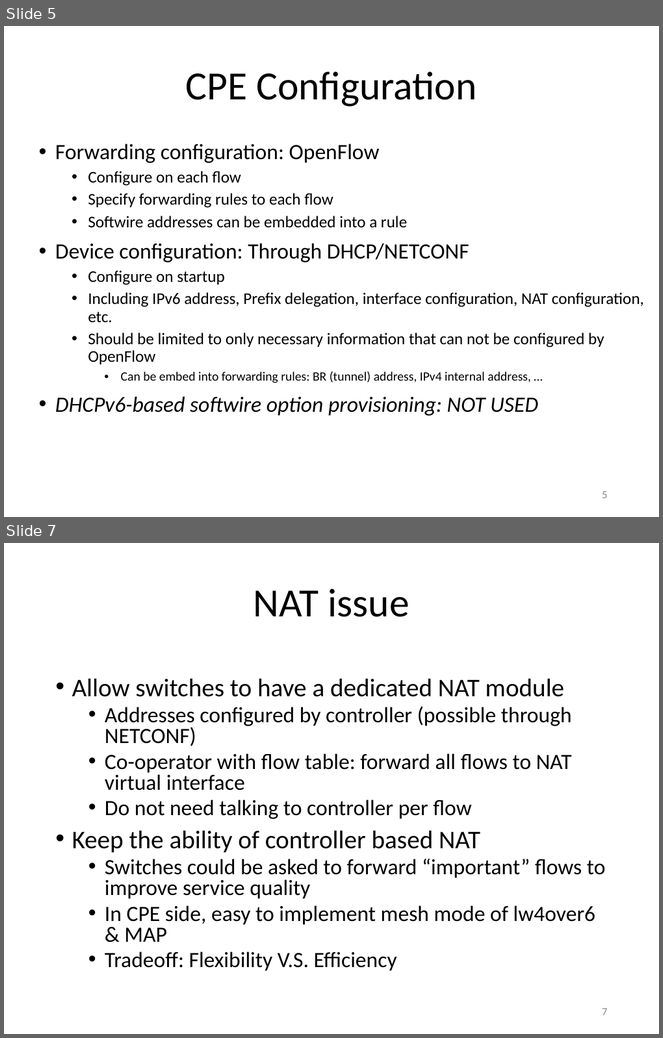
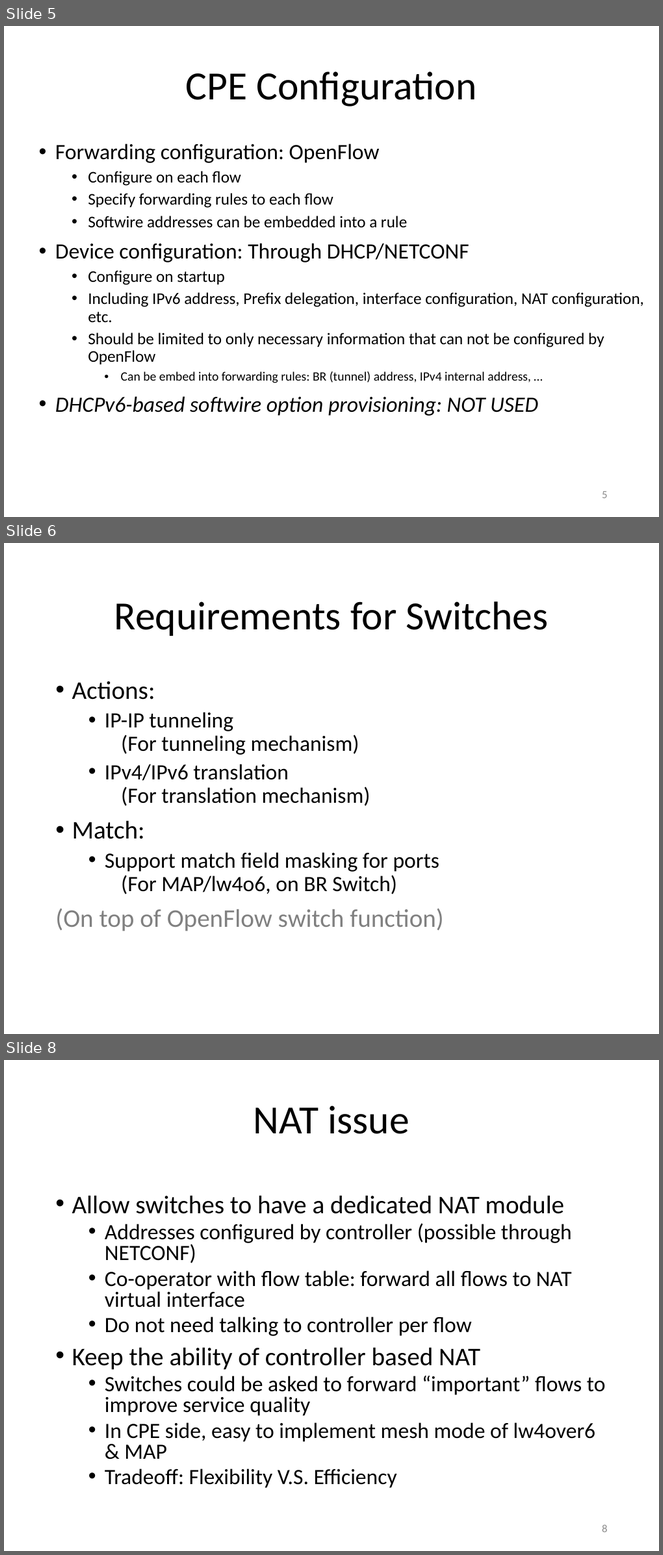
Before and after one commit to gnocuil/draft-sdn, a slide deck: Unified IPv6 Transition Framework With Flow-based Forwarding.pptx. Shown one above the other, each under a label of ours: slides 5 and 7 before the commit, slides 5, 6 and 8 after it; the slides between them are not shown. The pictures are 663x1038 and 663x1555 pixels, drawn with LibreOffice and Linux fonts; fonts in the diff are those of the drawing. Boxes give left, top, right and bottom in pixels: in the first picture for what was removed or moved away, otherwise in the second. Text is boxed around its words. In the diff, an @@ line names an element or a change of style, - is before the commit and + after.

```diff
--- a/Unified IPv6 Transition Framework With Flow-based Forwarding.pptx
+++ b/Unified IPv6 Transition Framework With Flow-based Forwarding.pptx
@@ slide 6 added at (4,543,659,1034), background #FFFFFF @@
@@ title added at (114,601,548,636), 44 pt, text #000000 @@
+Requirements for Switches
@@ text added at (55,681,443,931), 24 pt, text #000000 @@
+• Actions:
+  • IP-IP tunneling
+    (For tunneling mechanism)
+  • IPv4/IPv6 translation
+    (For translation mechanism)
+• Match:
+  • Support match field masking for ports
+    (For MAP/lw4o6, on BR Switch)
+(On top of OpenFlow switch function)
@@ what was slide 7 is now slide 8 @@
@@ page number at (602,1525,607,1533): text changed @@
-7
+8
```
Also in this commit, not shown: 1 slide changed, 2 other files.
